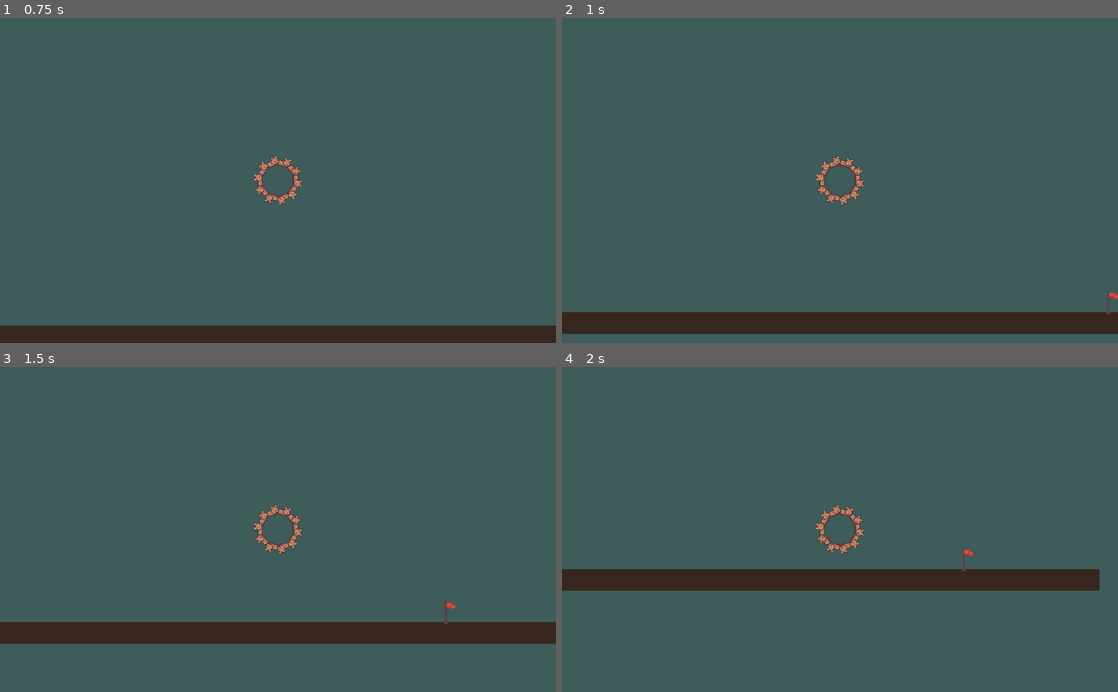
Above: before the commit, frames 1-4 (two rows, left to right).
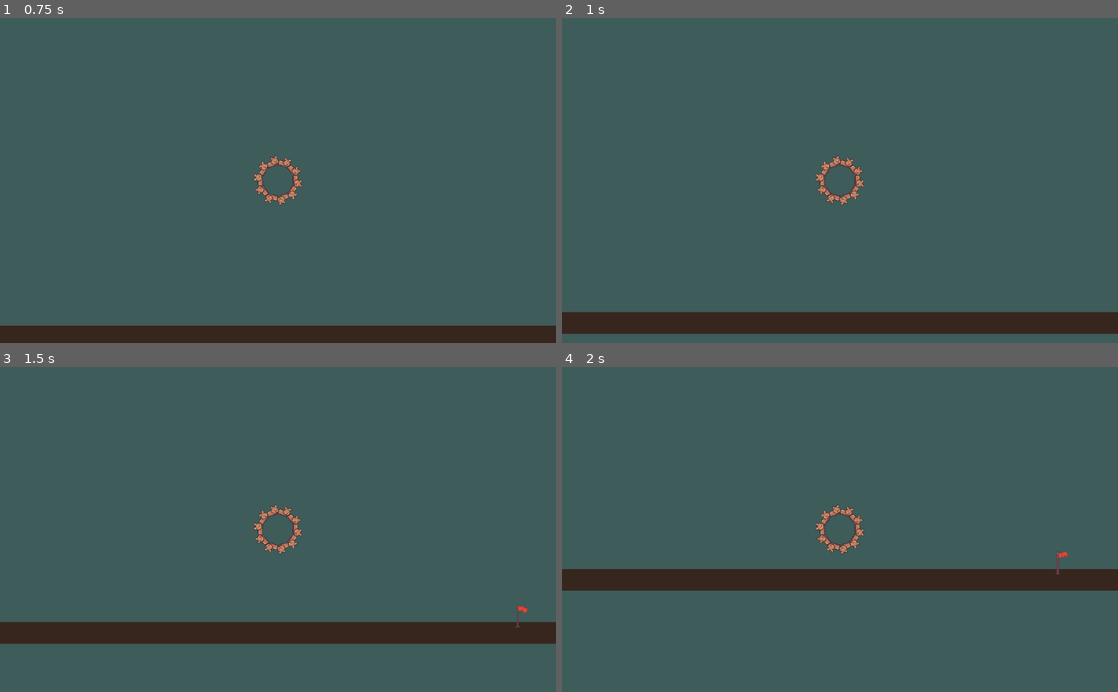
Above: after the commit, the same moments.

Repository: MichaelBelousov/optt-multiplayer-jam
Game: Godot game, scene res://src/test.tscn
The game is run twice, just before and just after one commit, with the same random seed, the same clock (stepped at 60 frames per second) and the same inputs. This scene is started directly instead of the project's main scene.
Inputs:
- Up to frame 1 (0.75 s): hold D (move_right) from 0.53 s (still down); tap Left (p2_move_left) at 0.6 s
- Up to frame 2 (1 s): keep holding D (move_right)
- Up to frame 3 (1.5 s): release D (move_right) at 1.28 s; hold A (move_left) from 1.28 s (still down); tap Right (p2_move_right) at 1.35 s
- Up to frame 4 (2 s): keep holding A (move_left)

Frame 1 is identical in both runs. In frame 2, less than 0.1% of the frame differs, in the area x 97-100%, y 83-92%; in frame 3, 0.1%; in frame 4, 0.3%, in the area x 45-100%, y 47-69%.

Commit message:
flag and physic tweaks

Diff:
--- a/src/flag.tscn
+++ b/src/flag.tscn
@@ -29,4 +29,7 @@
 [node name="Flag" type="Node2D"]
 
 [node name="AnimatedSprite" type="AnimatedSprite" parent="."]
+position = Vector2( 6, -15 )
 frames = SubResource( 5 )
+frame = 1
+playing = true
--- a/src/hamster_wheel.tscn
+++ b/src/hamster_wheel.tscn
@@ -4,6 +4,7 @@
 [ext_resource path="res://src/hamster.tscn" type="PackedScene" id=2]
 
 [node name="HamsterWheel" type="RigidBody2D"]
+mass = 2.0
 script = ExtResource( 1 )
 Hamster = ExtResource( 2 )
 
--- a/src/test.tscn
+++ b/src/test.tscn
@@ -24,7 +24,7 @@
 polygon = PoolVector2Array( 640, -19, 640, 13, -520, 13, -520, -19 )
 
 [node name="Flag" parent="." instance=ExtResource( 3 )]
-position = Vector2( 966, 532 )
+position = Vector2( 968, 552 )
 
 [node name="HamsterWheel" parent="." instance=ExtResource( 1 )]
 position = Vector2( 516, 303 )
